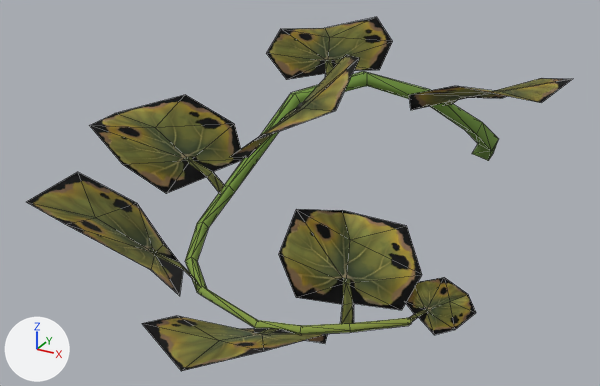
The glTF model models/plants/plant_pumpkin_S4.gltf as it was, and as the next commit left it.
Both versions are drawn from a 50 mm lens placed at (0.539, -1.882, 0.712), pointed at (-0.15, -0.63, 0.086). Lighting does not change. The marker at lower left points along +X, +Y and +Z. Mesh edges are drawn as thin lines. Where no turn or scale is listed for an object, it has been applied to the vertices. Vertices at the same position are counted once.

The first picture shows 'plant_pumpkin_S4'.
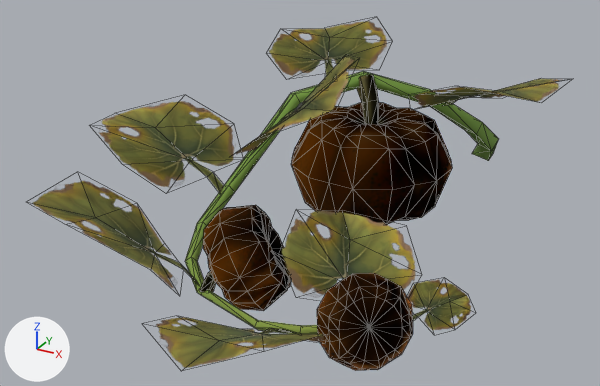
Location of each change, [x1, y1, x2, y2] in pixels of the pictures (600 x 386 px; the box of a moved part takes in the faces that stretch with it):
'plant_pumpkin_S4_crop', added: after [200, 74, 452, 370]
part 1 of me_scene, moved or reshaped: before [27, 17, 572, 371]; after [33, 21, 559, 367]

Patch to the scene script:
```diff
--- a/models/plants/plant_pumpkin_S4.gltf.py
+++ b/models/plants/plant_pumpkin_S4.gltf.py
@@ mat_plant_pumpkin @@
+mat_plant_pumpkin = principled_material('Plant_Pumpkin')
+mat_plant_pumpkin.texture = img_pumpkin_base_diffusecolor_texture  # with its transparency
+mat_plant_pumpkin.roughness = 1.0
@@ me_scene @@
 me_scene.from_pydata(...)  # 261 vertices, 312 faces; spans x -0.588..0.265, y -1.194..0.001, z -0.017..0.361
 # used by ob_plant_pumpkin_s4; location = (0.0, 0.0, 0.0)
-me_scene.materials.append(mat_plant_pumpkin_004)  # picture img_pumpkin_base_diffusecolor_texture
+# me_scene part 1
+# 208 faces are deleted
+# 208 new faces join them
+me_scene.materials.append(mat_plant_pumpkin)  # picture img_pumpkin_base_diffusecolor_texture
@@ me_scene_001 @@
+me_scene_001.from_pydata(...)  # 375 vertices, 717 faces; spans x -0.256..0.194, y -0.995..-0.272, z -0.027..0.266
+me_scene_001.materials.append(mat_plant_pumpkin)  # picture img_pumpkin_base_diffusecolor_texture
@@ ob_plant_pumpkin_s4_crop @@
+ob_plant_pumpkin_s4_crop = bpy.data.objects.new('plant_pumpkin_S4_crop', me_scene_001)
+ob_plant_pumpkin_s4_crop.location = (0.0, 0.0, 0.0)
```
